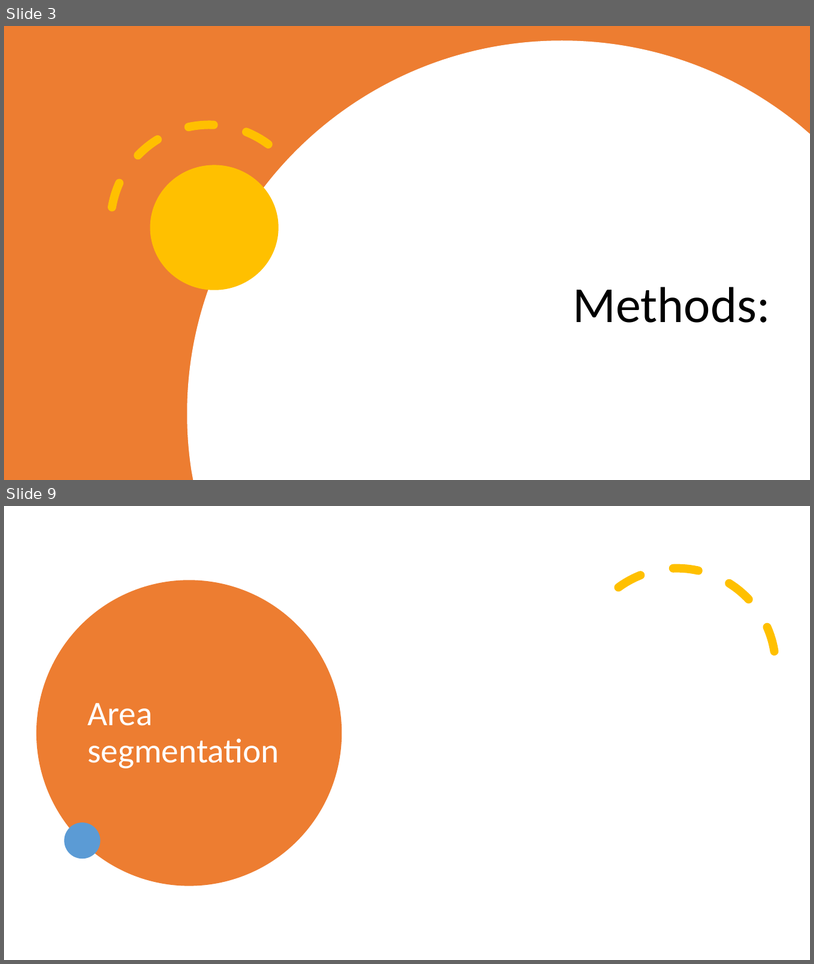
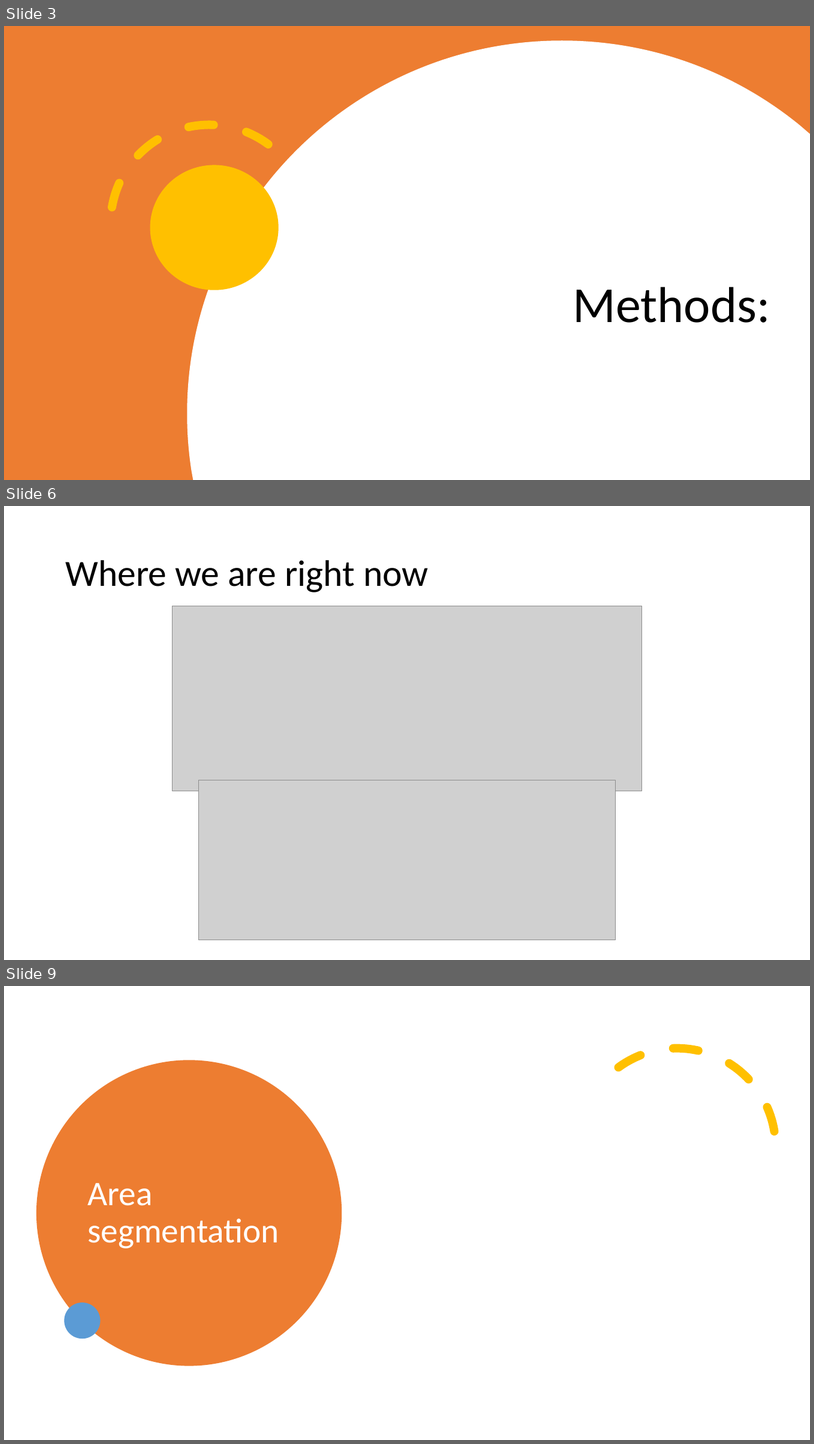
Before and after one commit to bidlekm/Captcha_Detection, a slide deck: Intro2IA_Mini_Project_complete/mini_project/presentation.pptm. Shown one above the other, each under a label of ours: slides 3 and 9 before the commit, slides 3, 6 and 9 after it; the slides between them are not shown. The pictures are 814x964 and 814x1444 pixels, drawn with LibreOffice and Linux fonts; fonts in the diff are those of the drawing; grey boxes stand for pictures. Boxes give left, top, right and bottom in pixels: in the first picture for what was removed or moved away, otherwise in the second. Text is boxed around its words. In the diff, an @@ line names an element or a change of style, - is before the commit and + after.

```diff
--- a/Intro2IA_Mini_Project_complete/mini_project/presentation.pptm
+++ b/Intro2IA_Mini_Project_complete/mini_project/presentation.pptm
@@ slide 6 added at (4,506,810,960), background #FFFFFF @@
@@ title added at (65,560,429,592), 44 pt, text #000000 @@
+Where we are right now
@@ picture added at (172,606,642,790) @@
@@ picture added at (199,780,615,940) @@
```
Also in this commit, not shown: 5 slides changed, 1 other slide added, 2 slides removed.
